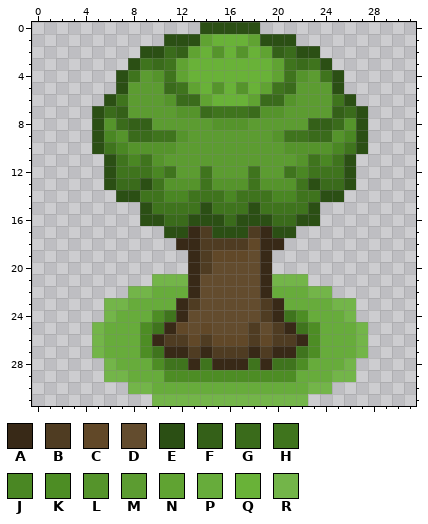
Pixel-art sprite, stored at assets/tree.png. Above: the version before the commit.
The file is 32x32 pixels. Colours within 5 levels of each other are drawn and written as one.
Palette (. is transparent): A #382917  B #4f3c22  C #614828  D #634c2e  E #2b4f14  F #346018  G #3a6b1b  H #3f741d  J #4a8723  K #4d8d24  L #55942b  M #5c9c31  N #60a332  P #67ac3b  Q #69b238  R #73b549
Pixels before, first column x 5:
 0 .........EEEEE.........
 1 ......EEENQQQNEEE......
 2 ....EEGFNQLQLQNFGEE....
 3 ...EHGHNQQQQQQQNHGHE...
 4 ..EHMLHNQQQQQQQNHLMHE..
 5 ..EMMMGHNQLQLQNHGMMME..
 6 .EHMMMLGGNQQQNGGLMMMHE.
 7 EGFMMMMLLGHHHGLLMMMMFGE
 8 ELGFFMMMMMLLLMMMMMFFGLE
 9 EJLGGHHLMMMMMMMLHHGGLJE
10 EHJLLLLMMMMMMMMMLLLLJHE
11 .EHJHLMMMMMMMMMMMLHJHE.
12 .EHHHJHMMHMMMHMMHJHHHE.
13 .EGGEHLLLHLLLHLLLHEGGE.
14 ..EEHHJJHHHJHHHJJHHEE..
15 ....EHHHHEHHHEHHHHE....
16 ....EEGGEEEGEEEGGEE....
17 ......EEABEEEBAEE......
18 .......AABBBBCAA.......
19 ........ABCCCDA........
20 ........ABDDDDA........
21 .....RRRADDDDDARRR.....
22 ...RRPPPADDDDDAPPPRR...
23 .RRPPPPABDDDDDBAPPPPRR.
24 .RPPPKHADDDDDDBAHKPPPR.
25 RPPPKHACDCDDDBDBAHKPPPR
26 RPPPKABBCBCCCBCBBAKPPPR
27 RPPPKHAABABBBABAAHKPPPR
28 .RPPPKHHAHAAAHAHHKPPPR.
29 .RRPPPKKKKKKKKKKKPPPRR.
30 ...RRPPPPPPPPPPPPPRR...
31 .....RRRRRRRRRRRRR.....
Now the later version:
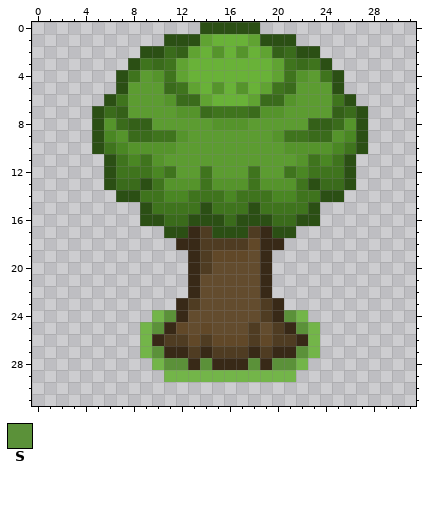
Colours new in this view: S #5b9139
Commit: change tree hitbox, decrease character speed
Diff:
Changed rows in their new state; - is an unchanged pixel.
first column x 5:
21 -----...-------...-----
22 ---.....-------.....---
23 -......---------......-
24 -....RS---------SR....-
25 ....RS-----------SR....
26 ....R-------------R....
27 ....RS-----------SR....
28 -....RSS-S---S-SSR....-
29 -.....RRRRRRRRRRR.....-
30 ---.................---
31 -----.............-----
Boxes around the changes in both pictures, in picture pixels (x1, y1, x2, y2):
changed: (92, 274, 368, 406)
